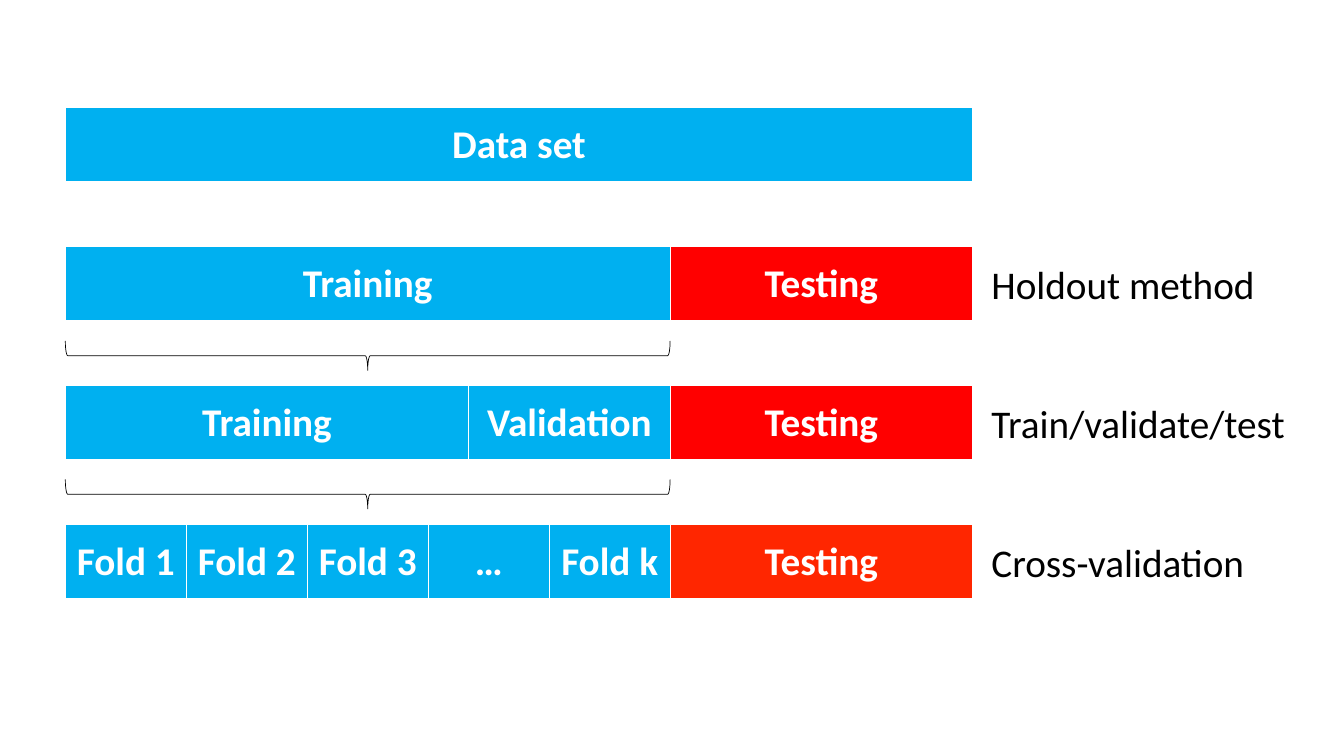
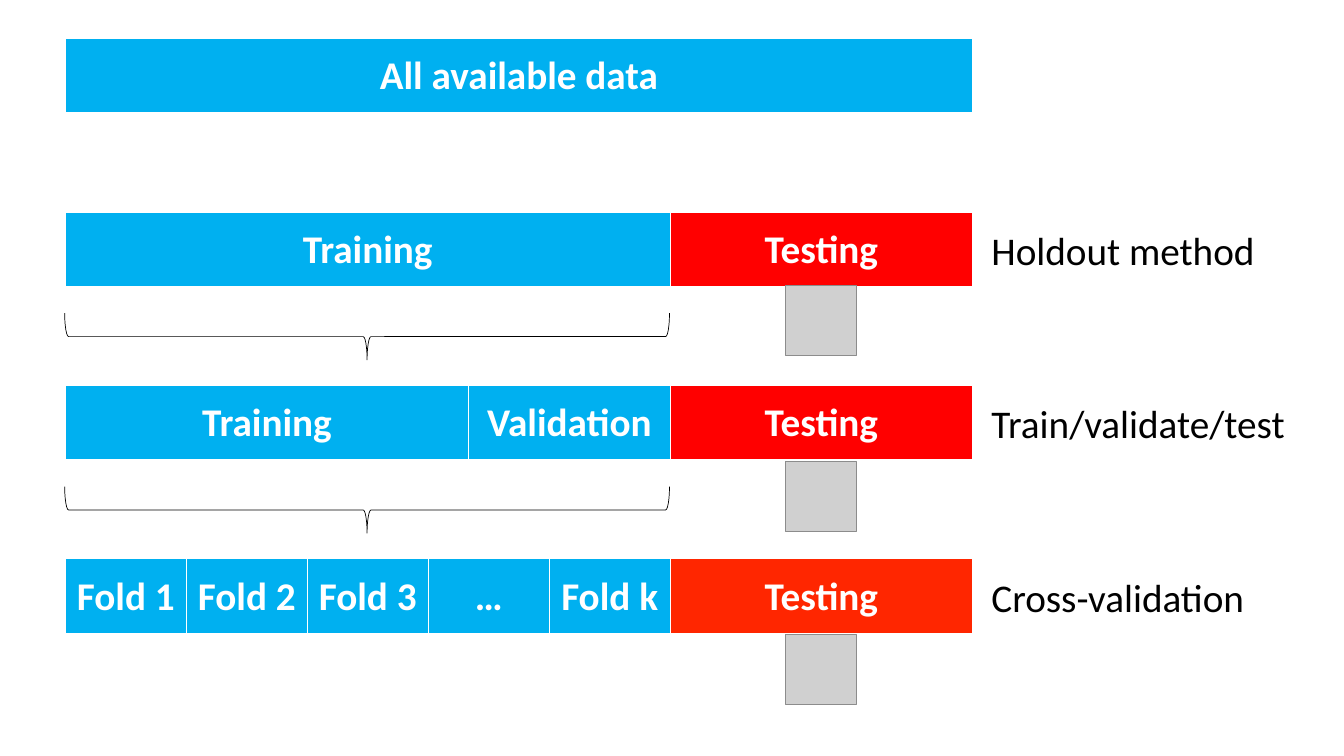
Before and after one commit to bgreenwell/intro-ml-r, a slide deck: slide 4 of docs/figures/images.pptx. Drawn at 1344x756 pixels with LibreOffice and Linux fonts; fonts in the diff are those of the drawing; grey boxes stand for pictures. Boxes give left, top, right and bottom in pixels: in the first picture for what was removed or moved away, otherwise in the second. Text is boxed around its words. In the diff, an @@ line names an element or a change of style, - is before the commit and + after.

```diff
--- a/docs/figures/images.pptx
+++ b/docs/figures/images.pptx
@@ table at [66, 38, 973, 114] @@
-row 1, column 1: Data set
+row 1, column 1: All available data
@@ table: place and size @@
-table at [66, 107, 973, 182]
+table at [66, 38, 973, 114]
@@ table: place and size @@
-table at [66, 246, 973, 322]
+table at [66, 212, 973, 287]
@@ text "Holdout method": place and size @@
-text "Holdout method" at [991, 271, 1254, 300]
+text "Holdout method" at [991, 237, 1254, 266]
@@ picture added at [786, 285, 857, 356] @@
@@ left brace: place and size @@
-left brace at [66, 341, 670, 371]
+left brace at [65, 314, 669, 360]
@@ picture added at [786, 461, 857, 531] @@
@@ left brace: place and size @@
-left brace at [66, 479, 670, 509]
+left brace at [65, 487, 669, 533]
@@ table: place and size @@
-table at [66, 525, 973, 601]
+table at [66, 559, 973, 634]
@@ text "Cross-validation": place and size @@
-text "Cross-validation" at [991, 549, 1244, 578]
+text "Cross-validation" at [991, 584, 1244, 613]
@@ picture added at [786, 634, 857, 705] @@
```
Also in this commit, not shown: 6 other files.
